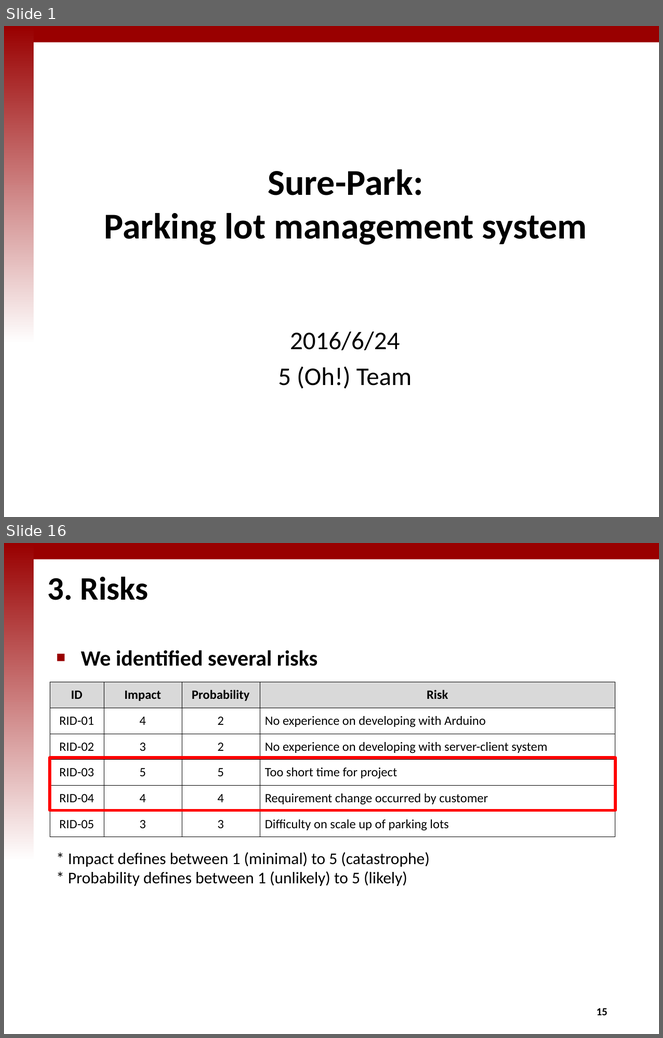
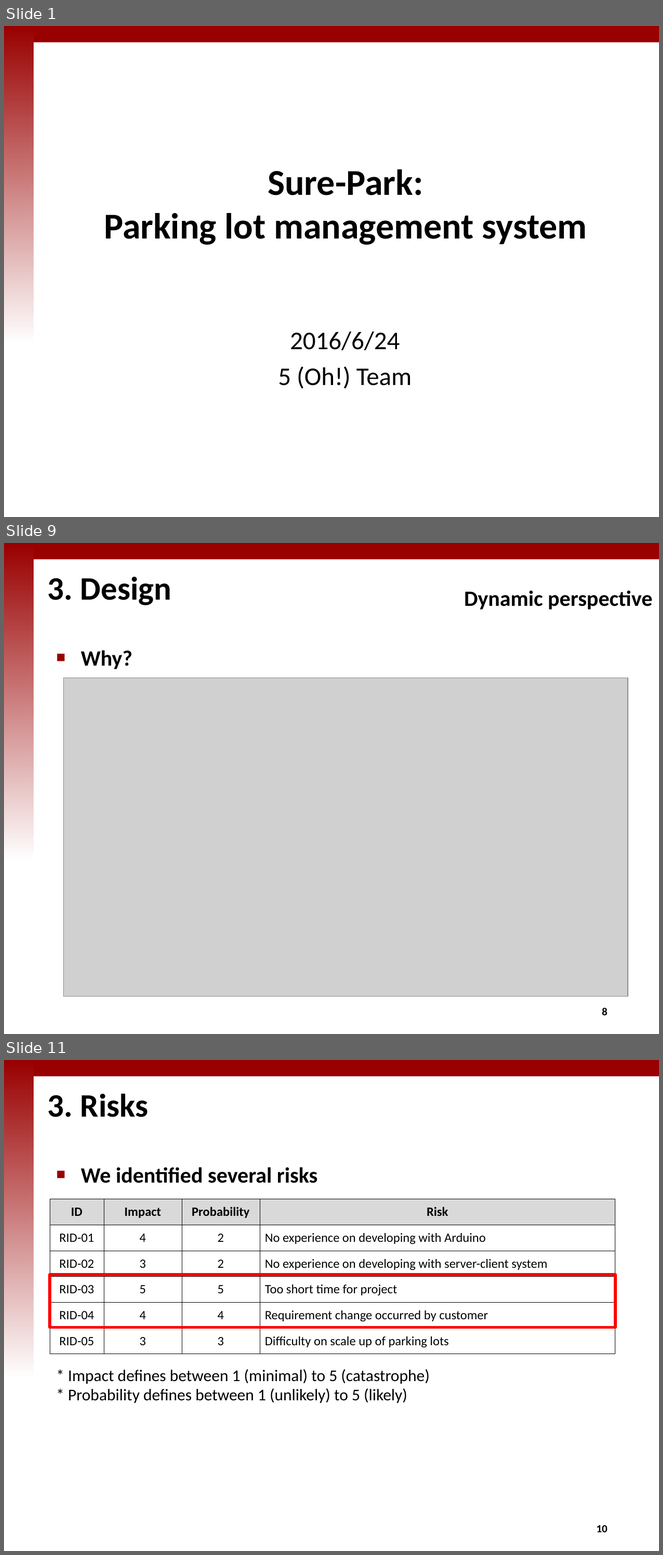
Before and after one commit to iluvjinhee/SureParkSystem, a slide deck: DesignDocument/(5Team_Presentation_002) Final presentation.pptx. Shown one above the other, each under a label of ours: slides 1 and 16 before the commit, slides 1, 9 and 11 after it; the slides between them are not shown. The pictures are 663x1038 and 663x1555 pixels, drawn with LibreOffice and Linux fonts; fonts in the diff are those of the drawing; grey boxes stand for pictures; background and template pictures are left out. Boxes give left, top, right and bottom in pixels: in the first picture for what was removed or moved away, otherwise in the second. Text is boxed around its words. In the diff, an @@ line names an element or a change of style, - is before the commit and + after.

```diff
--- a/DesignDocument/(5Team_Presentation_002) Final presentation.pptx
+++ b/DesignDocument/(5Team_Presentation_002) Final presentation.pptx
@@ slide 9 added at (x1=4, y1=543, x2=659, y2=1034), background #FFFFFF; not listed: 2 template elements that a slide beside it also shows @@
@@ title added at (x1=48, y1=576, x2=172, y2=605), 36 pt, text #000000, bold @@
+3. Design
@@ text added at (x1=464, y1=590, x2=652, y2=610), 24 pt, text #000000, bold @@
+Dynamic perspective
@@ text added at (x1=81, y1=650, x2=132, y2=669), 24 pt, text #000000, bold @@
+■ Why?
@@ picture added at (x1=64, y1=678, x2=628, y2=997) @@
@@ page number added at (x1=602, y1=1008, x2=608, y2=1016), 12 pt, text #000000 @@
+8
@@ what was slide 16 is now slide 11 @@
@@ page number at (x1=597, y1=1525, x2=608, y2=1533): text changed @@
-15
+10
```
Also in this commit, not shown: 7 slides changed, 1 other slide added, 7 slides removed, 3 other files.
